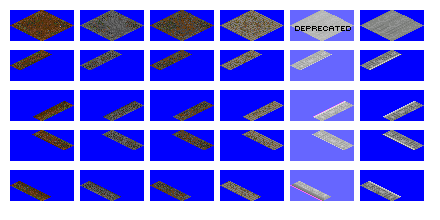
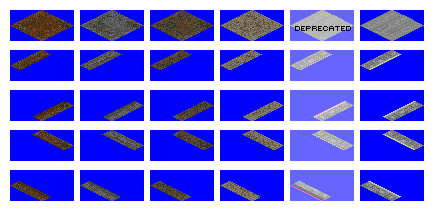
Layered file, before and after one edit (440×220). Changes by layer:
added layer "ground tiles" above "asphalt - failed attempt to lighten" over [38, 50, 144, 200]
renamed "Layer 6" to "asphalt - failed attempt to lighten", hid it, painted on it over [38, 50, 144, 200]
